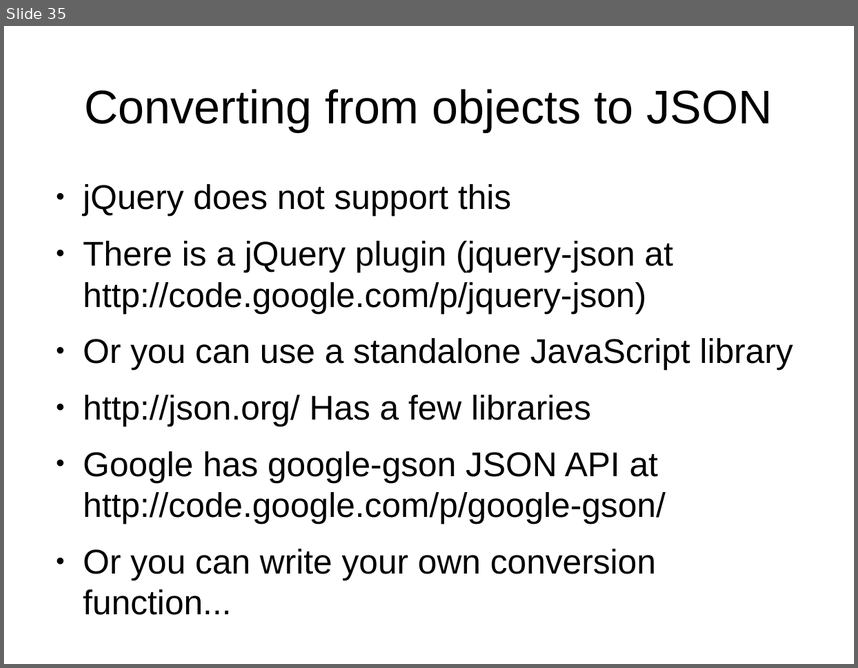
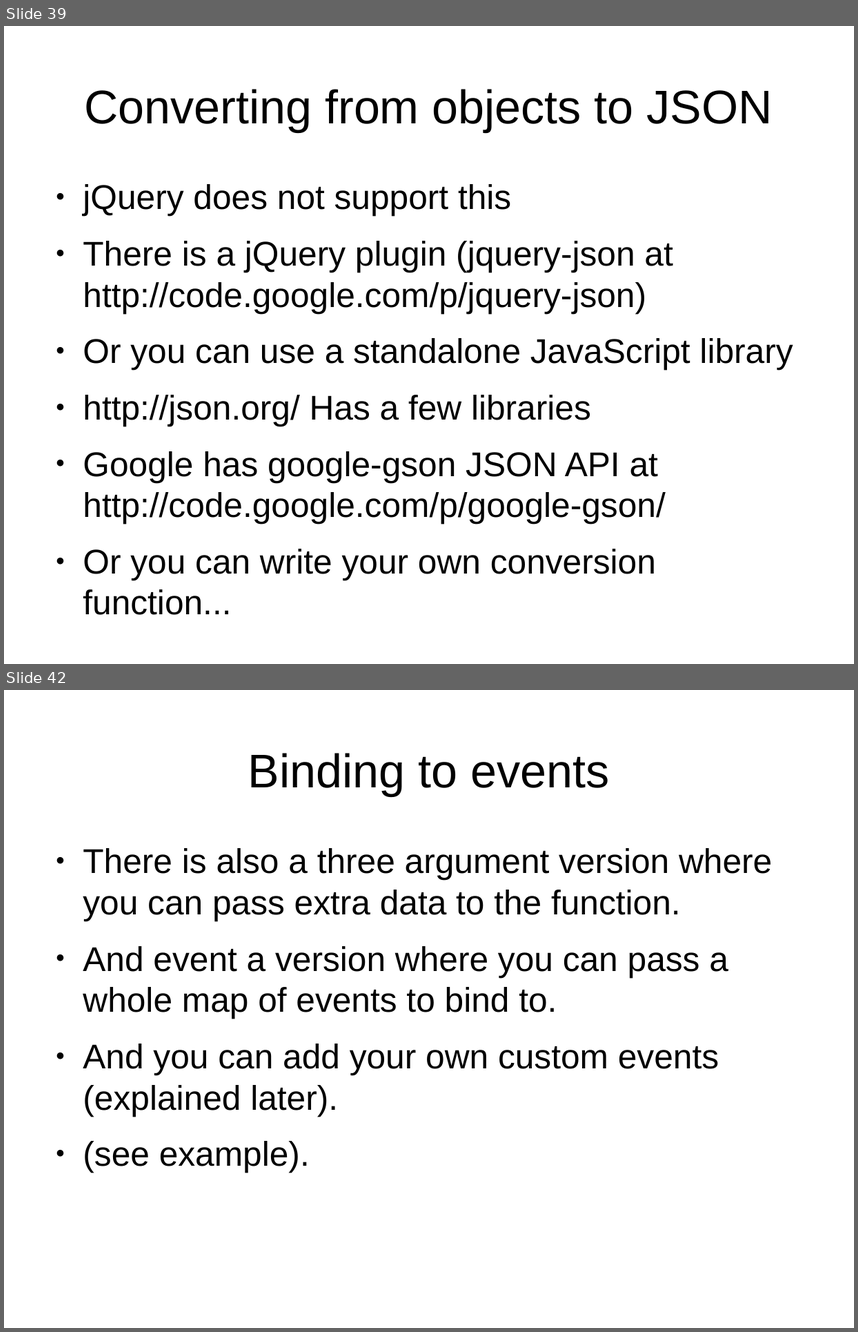
Before and after one commit to veltzer/demos, a slide deck: javascript/jquery/doc/jquery.odp. Shown one above the other, each under a label of ours: slide 35 before the commit, slides 39 and 42 after it; the slides between them are not shown. The pictures are 858x668 and 858x1332 pixels, drawn with LibreOffice and Linux fonts; fonts in the diff are those of the drawing. Boxes give left, top, right and bottom in pixels: in the first picture for what was removed or moved away, otherwise in the second. Text is boxed around its words. In the diff, an @@ line names an element or a change of style, - is before the commit and + after.

```diff
--- a/javascript/jquery/doc/jquery.odp
+++ b/javascript/jquery/doc/jquery.odp
@@ slide 42 added at [4,690,854,1328], background #FFFFFF @@
@@ title added at [248,753,609,796], 44 pt, text #000000 @@
+Binding to events
@@ text added at [83,848,772,1172], 32 pt, text #000000 @@
+● There is also a three argument version where you can pass extra data to the function.
+● And event a version where you can pass a whole map of events to bind to.
+● And you can add your own custom events (explained later).
+● (see example).
@@ what was slide 35 is now slide 39 @@
```
Also in this commit, not shown: 5 slides changed, 12 other slides added, 5 slides removed, 22 other files.
